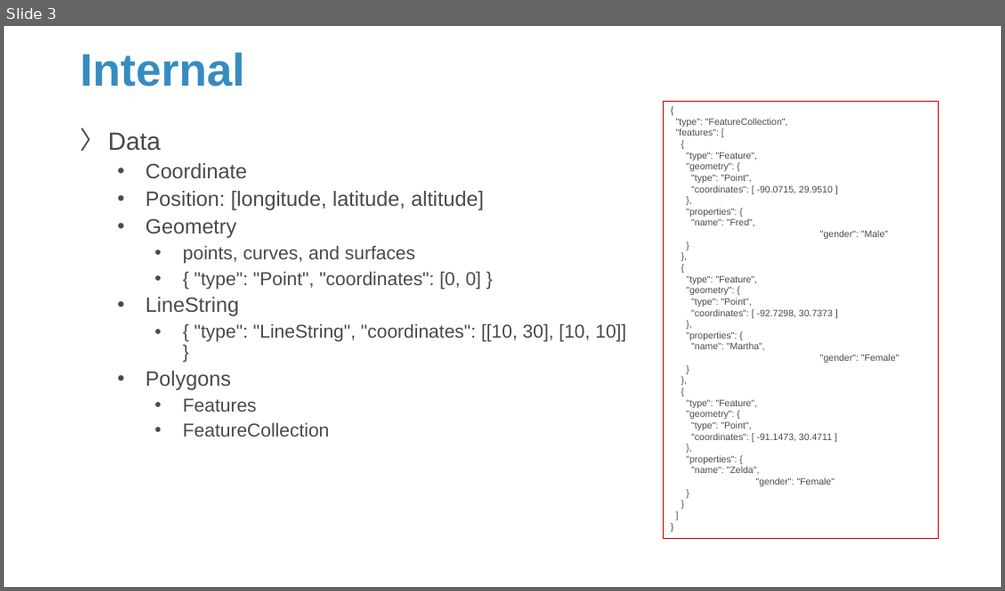
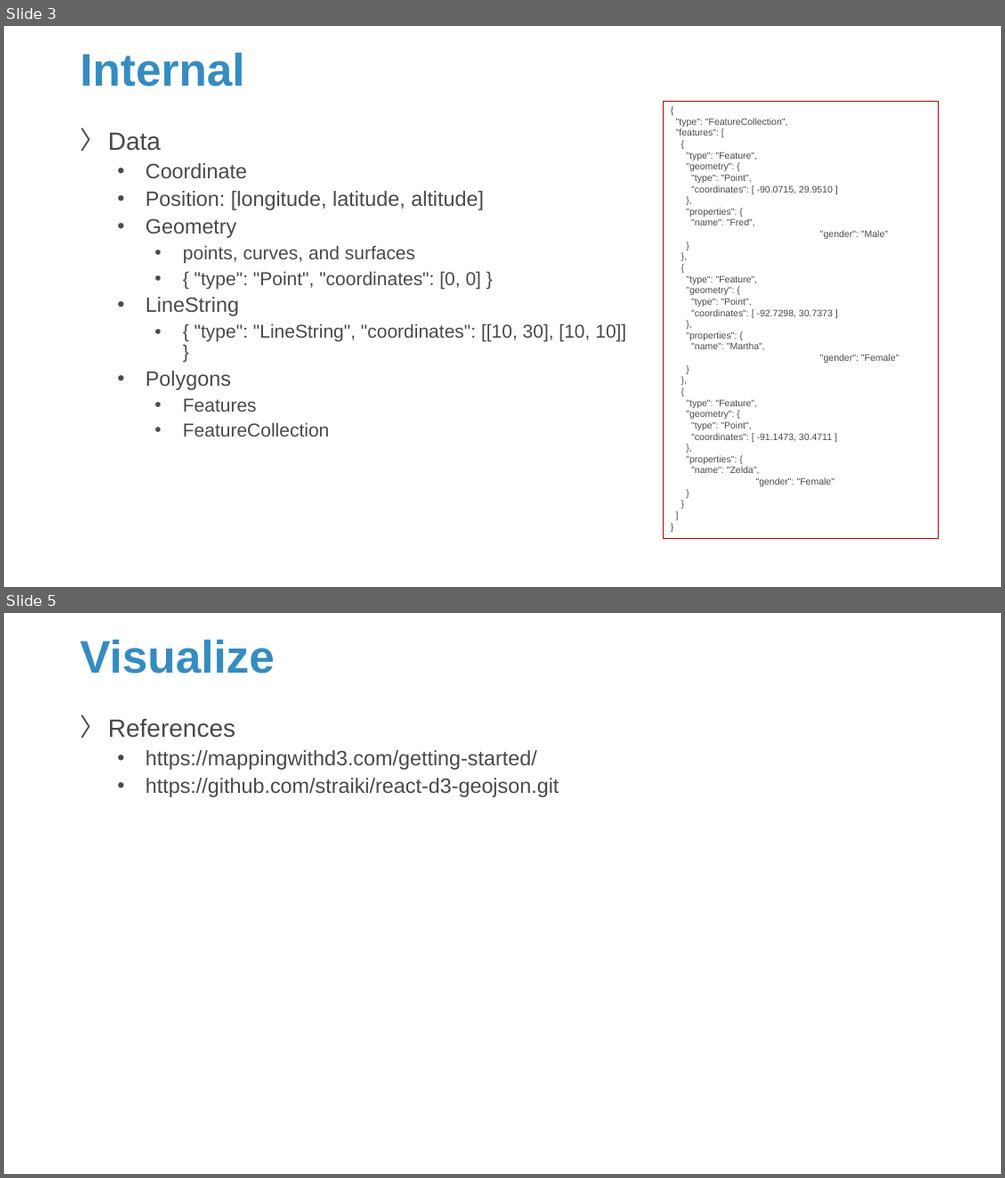
Before and after one commit to Sparks-Lu/TechNotes, a slide deck: 3D/GeoJson-Notes.pptx. Shown one above the other, each under a label of ours: slide 3 before the commit, slides 3 and 5 after it; the slides between them are not shown. The pictures are 1005x591 and 1005x1178 pixels, drawn with LibreOffice and Linux fonts; fonts in the diff are those of the drawing; background and template pictures are left out. Boxes give left, top, right and bottom in pixels: in the first picture for what was removed or moved away, otherwise in the second. Text is boxed around its words. In the diff, an @@ line names an element or a change of style, - is before the commit and + after.

```diff
--- a/3D/GeoJson-Notes.pptx
+++ b/3D/GeoJson-Notes.pptx
@@ slide 5 added at box(4, 613, 1001, 1174), background picture (left out) @@
@@ title added at box(80, 640, 275, 674), 44 pt, text #358CC1, bold @@
+Visualize
@@ text added at box(108, 718, 559, 797), 20 pt, text #47494B @@
+〉 References
+  • https://mappingwithd3.com/getting-started/
+  • https://github.com/straiki/react-d3-geojson.git
```
Also in this commit, not shown: 2 slides changed, 2 other slides added, 3 other files.
